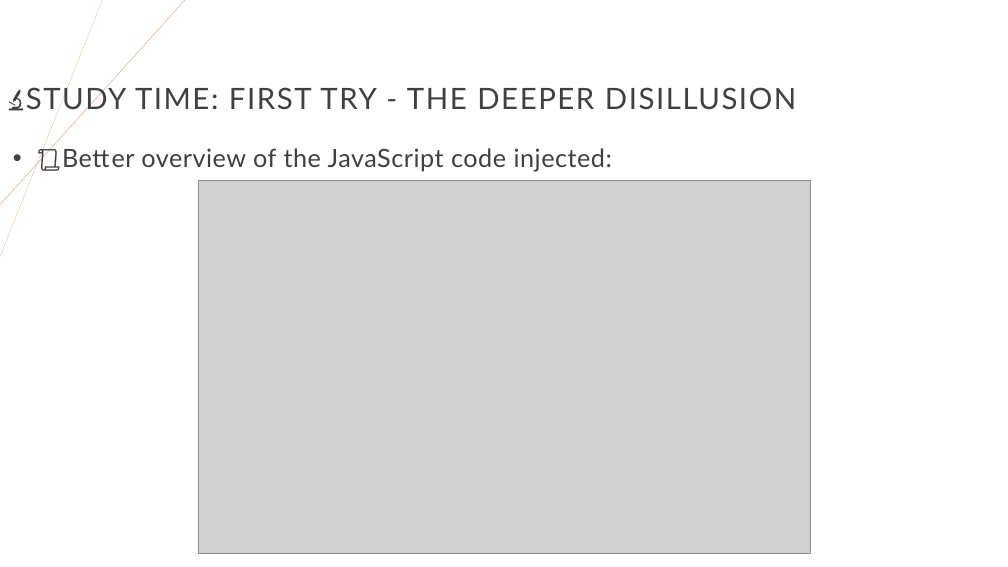
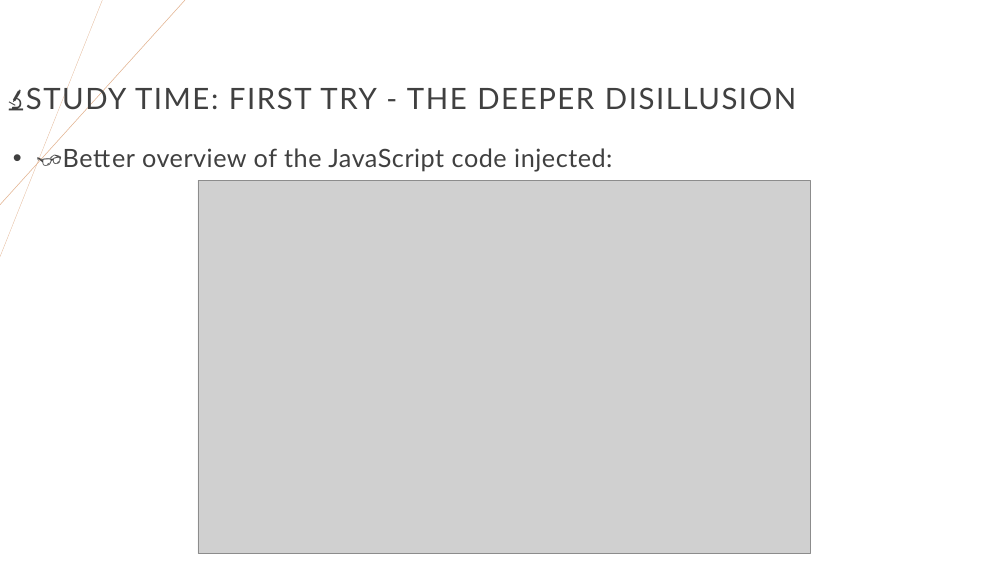
Before and after one commit to righettod/voxxeddays-lux-2024, a slide deck: slide 29 of presentation.pptx. Drawn at 1008x567 pixels with LibreOffice and Linux fonts; fonts in the diff are those of the drawing; grey boxes stand for pictures. Boxes give left, top, right and bottom in pixels: in the first picture for what was removed or moved away, otherwise in the second. Text is boxed around its words. In the diff, an @@ line names an element or a change of style, - is before the commit and + after.

```diff
--- a/presentation.pptx
+++ b/presentation.pptx
@@ text at <box>63,148,612,172</box>: text changed @@
-• 📜Better overview of the JavaScript code injected:
+• 👓Better overview of the JavaScript code injected:
```
Also in this commit, not shown: 19 other slides changed, 1 slide added.
